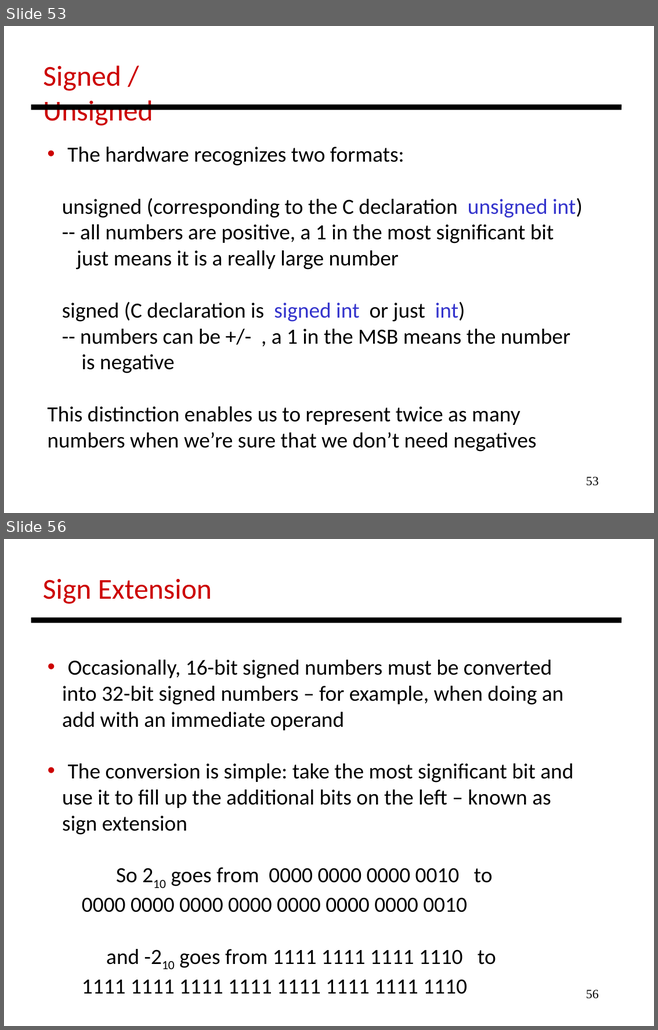
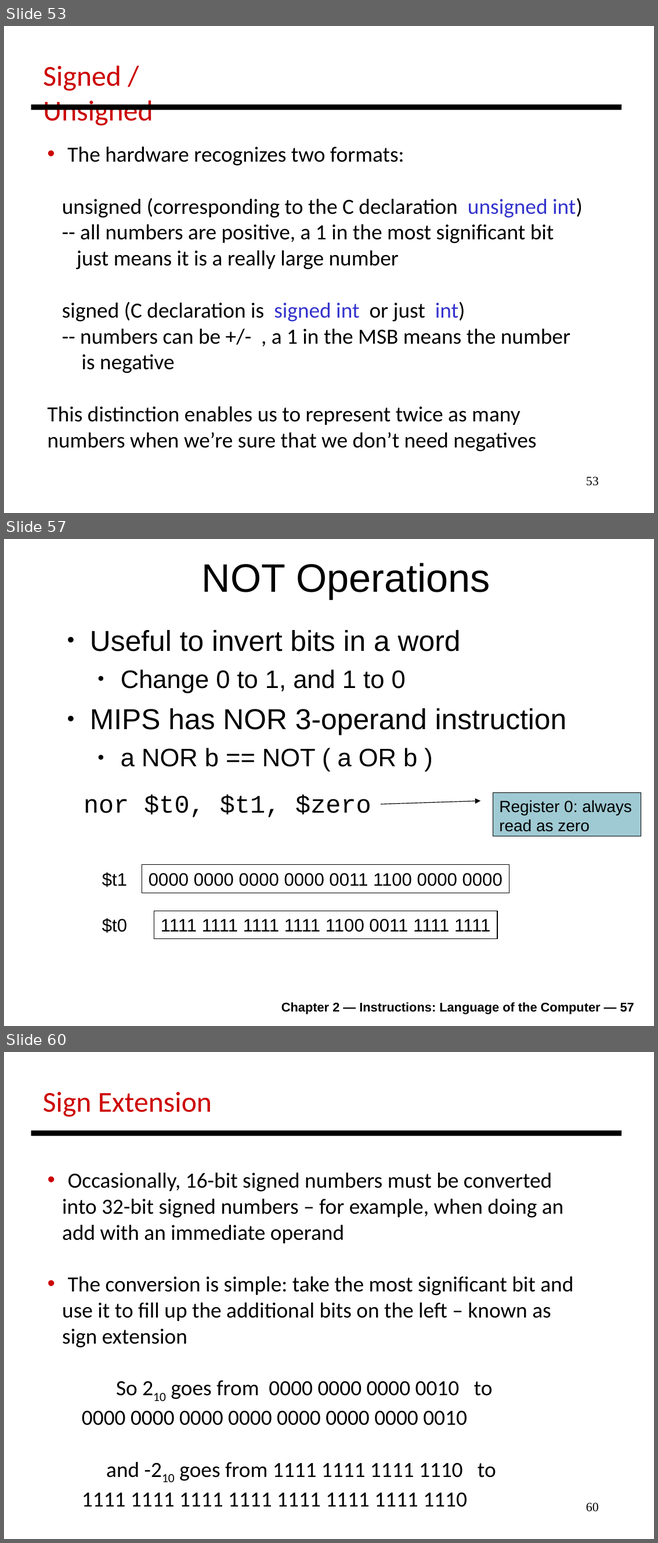
Before and after one commit to antonburtsev/cs3810, a slide deck: lectures/lecture04-mips/lecture-04-mips.odp. Shown one above the other, each under a label of ours: slides 53 and 56 before the commit, slides 53, 57 and 60 after it; the slides between them are not shown. The pictures are 658x1030 and 658x1543 pixels, drawn with LibreOffice and Linux fonts; fonts in the diff are those of the drawing. Boxes give left, top, right and bottom in pixels: in the first picture for what was removed or moved away, otherwise in the second. Text is boxed around its words. In the diff, an @@ line names an element or a change of style, - is before the commit and + after.

```diff
--- a/lectures/lecture04-mips/lecture-04-mips.odp
+++ b/lectures/lecture04-mips/lecture-04-mips.odp
@@ slide 57 added at (x1=4, y1=539, x2=654, y2=1026), background #FFFFFF @@
@@ title added at (x1=202, y1=563, x2=490, y2=599), 44 pt, text #000000 @@
+NOT Operations
@@ text added at (x1=83, y1=630, x2=567, y2=817), 32 pt, text #000000 @@
+● Useful to invert bits in a word
+  ● Change 0 to 1, and 1 to 0
+● MIPS has NOR 3-operand instruction
+  ● a NOR b == NOT ( a OR b )
+nor $t0, $t1, $zero
@@ border callout added at (x1=492, y1=793, x2=641, y2=837), fill #9FCAD3, outline #000000 0.74 pt, 18 pt, text #000000 @@
+Register 0: always read as zero
@@ rectangle added at (x1=141, y1=865, x2=509, y2=894), outline #000000 0.74 pt, 20 pt, text #000000 @@
+0000 0000 0000 0000 0011 1100 0000 0000
@@ text added at (x1=102, y1=873, x2=127, y2=888), 20 pt, text #000000 @@
+$t1
@@ text added at (x1=102, y1=918, x2=127, y2=933), 20 pt, text #000000 @@
+$t0
@@ rectangle added at (x1=154, y1=911, x2=497, y2=939), outline #000000 0.74 pt, 20 pt, text #000000 @@
+1111 1111 1111 1111 1100 0011 1111 1111
@@ text added at (x1=281, y1=1002, x2=634, y2=1015), 14 pt, text #000000, bold @@
+Chapter 2 — Instructions: Language of the Computer — 57
@@ what was slide 56 is now slide 60 @@
@@ page number at (x1=586, y1=1503, x2=598, y2=1512): text changed @@
-56
+60
```
Also in this commit, not shown: 2 slides changed, 42 other slides added, 1 slide removed, 2 other files.
